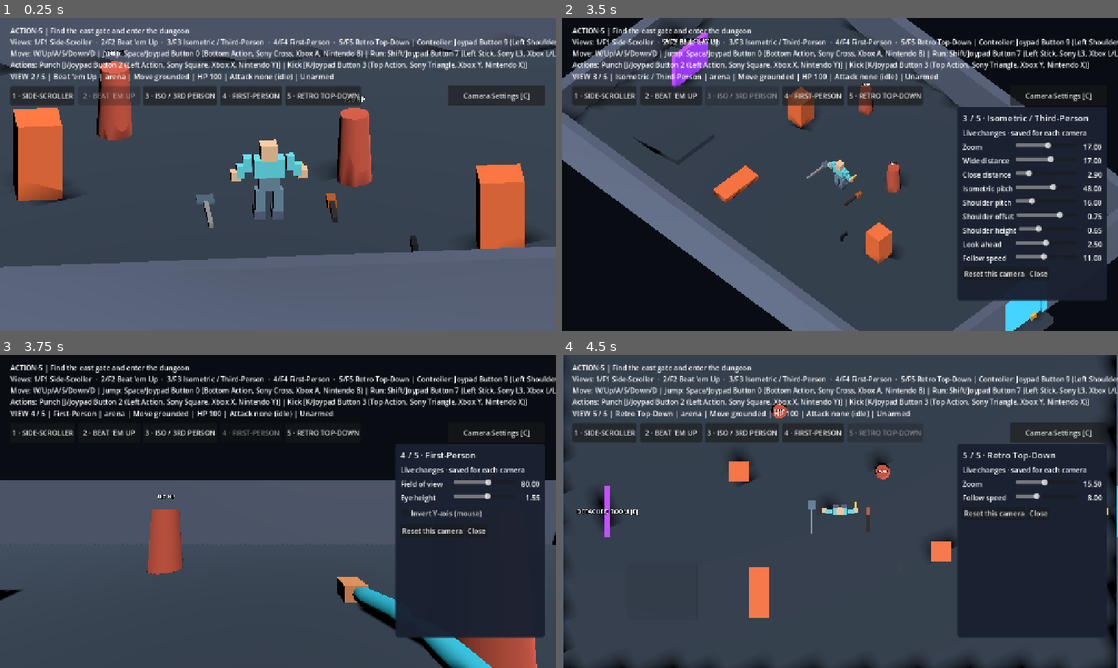
Above: before the commit, frames 1-4 (two rows, left to right).
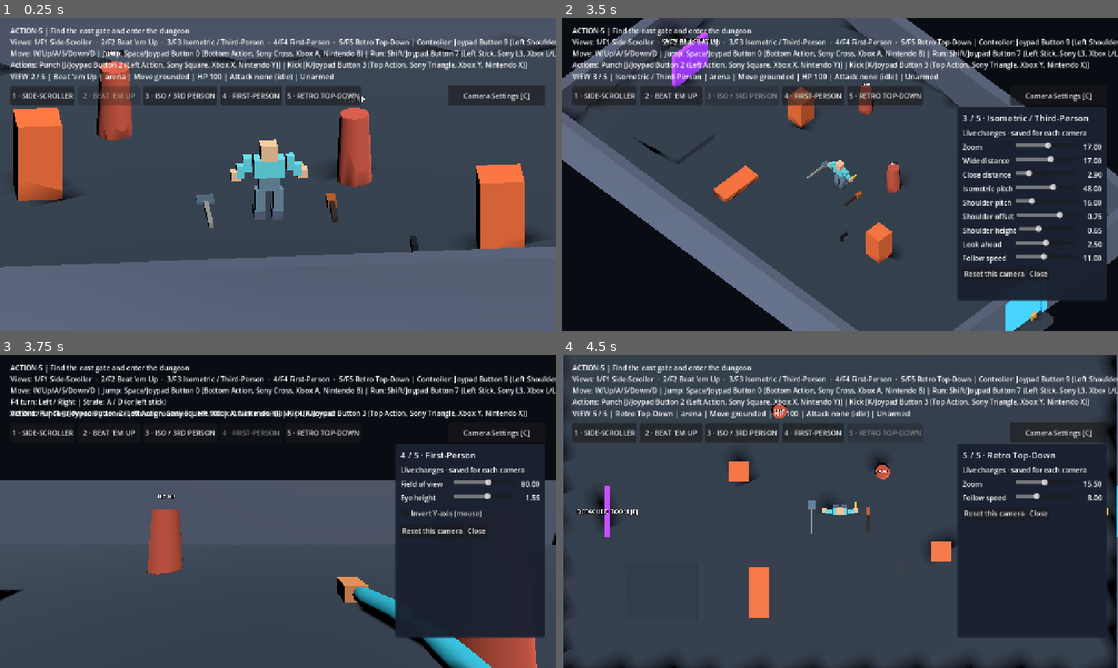
Above: after the commit, the same moments.

Repository: bravado/ACTION-5
Game: Godot game, scene res://demo/main.tscn
Two runs of this game, one before a commit and one after it. Both use one fixed random seed, a clock stepped at 60 frames per second and the inputs below.
Inputs:
- Up to frame 1 (0.25 s): no input
- Up to frame 2 (3.5 s): click "Camera Settings [C]" at 0.5 s; click "1 · SIDE-SCROLLER" at 1.25 s; click "2 · BEAT 'EM UP" at 2 s; click "3 · ISO / 3RD PERSON" at 2.75 s
- Up to frame 3 (3.75 s): click "4 · FIRST-PERSON" at 3.5 s
- Up to frame 4 (4.5 s): click "5 · RETRO TOP-DOWN" at 4.25 s

Frames 1-2 are identical in both runs. In frame 3, 2.3% of the frame differs, in the area x 1-95%, y 13-21%; in frame 4, nothing differs.

Commit message:
test(D09-01): verify F4 arrow-turn, A/D strafe, focus rearm and other views

Diff:
--- a/demo/ui/reference_hud.gd
+++ b/demo/ui/reference_hud.gd
@@ -133,7 +133,7 @@
         _binding(&"demo_swap"), _binding(&"demo_drop")
     ]
     if int(profile.get("mode")) == 3: # Action5ViewProfile.Mode.FIRST_PERSON
-        instructions += "\\nF4 turn: %s / %s | Strafe: %s / %s (or left stick)" % [
+        instructions += "\nF4 turn: %s / %s | Strafe: %s / %s (or left stick)" % [
             _binding(&"actor_turn_left"), _binding(&"actor_turn_right"),
             _binding(&"move_left"), _binding(&"move_right")
         ]
--- a/tests/d09_reference_suite.gd
+++ b/tests/d09_reference_suite.gd
@@ -41,6 +41,65 @@
         and not exit_node.call("can_interact", player),
         "D09 exit requires defeat of live encounter enemies")
     var actor_id: int = player.get_instance_id()
+    var input_adapter: Node = stage.get_node("ActorInput")
+    var key_left := InputEventKey.new()
+    key_left.keycode = KEY_LEFT
+    var key_right := InputEventKey.new()
+    key_right.keycode = KEY_RIGHT
+    verify.call(InputMap.event_is_action(key_left, &"actor_turn_left")
+        and InputMap.event_is_action(key_right, &"actor_turn_right")
+        and not InputMap.event_is_action(key_left, &"move_left")
+        and not InputMap.event_is_action(key_right, &"move_right"),
+        "D09 arrow turn InputMap actions do not overlap A/D strafe")
+    views.switch_view(3)
+    await _ticks(tree, 2)
+    var rig: Node = views.get("camera_rig")
+    var original_yaw: float = rig.get("orbit_yaw")
+    var original_position: Vector3 = player.global_position
+    Input.action_press(&"actor_turn_right")
+    await _ticks(tree, 8)
+    Input.action_release(&"actor_turn_right")
+    verify.call(float(rig.get("orbit_yaw")) < original_yaw - 0.15
+        and player.global_position.distance_to(original_position) < 0.15
+        and (input_adapter.call("get_movement_axes") as Vector2).is_zero_approx(),
+        "D09 F4 right-arrow turns player/camera without lateral translation")
+    verify.call(help.text.contains("F4 turn:") and help.text.contains("Strafe:"),
+        "D09 HUD explains first-person turning and strafing")
+    var yaw_after_turn: float = rig.get("orbit_yaw")
+    var movement_before: Vector3 = player.global_position
+    Input.action_press(&"move_left")
+    await _ticks(tree, 6)
+    Input.action_release(&"move_left")
+    var strafe_delta: Vector3 = player.global_position - movement_before
+    var camera_right: Vector3 = (views.get_active_camera() as Camera3D).global_basis.x
+    verify.call(absf(float(rig.get("orbit_yaw")) - yaw_after_turn) < 0.001
+        and Vector2(strafe_delta.x, strafe_delta.z).dot(
+            Vector2(-camera_right.x, -camera_right.z)) > 0.015,
+        "D09 F4 A moves sideways relative to camera without changing yaw")
+    # Focus loss and regain with a held arrow never introduces delayed turning.
+    Input.action_press(&"actor_turn_left")
+    input_adapter._notification(Node.NOTIFICATION_WM_WINDOW_FOCUS_OUT)
+    await _ticks(tree, 2)
+    input_adapter._notification(Node.NOTIFICATION_WM_WINDOW_FOCUS_IN)
+    await _ticks(tree, 2)
+    verify.call(absf(float(rig.get("orbit_yaw")) - yaw_after_turn) < 0.001,
+        "D09 focus loss/re-entry blocks held turn input")
+    Input.action_release(&"actor_turn_left")
+    await _ticks(tree, 2)
+    Input.action_press(&"actor_turn_left")
+    await _ticks(tree, 2)
+    Input.action_release(&"actor_turn_left")
+    verify.call(float(rig.get("orbit_yaw")) > yaw_after_turn,
+        "D09 new arrow press resumes F4 turn after neutral rearm")
+    views.switch_view(1)
+    var other_view_yaw: float = rig.get("orbit_yaw")
+    Input.action_press(&"actor_turn_right")
+    await _ticks(tree, 2)
+    verify.call((input_adapter.call("get_movement_axes") as Vector2).x > 0.95
+        and absf(float(rig.get("orbit_yaw")) - other_view_yaw) < 0.001,
+        "D09 F2 right-arrow still moves right without rotating camera")
+    Input.action_release(&"actor_turn_right")
+    await _ticks(tree, 2)
     for i in range(5):
         views.switch_view(i)
         hud.call("refresh")
